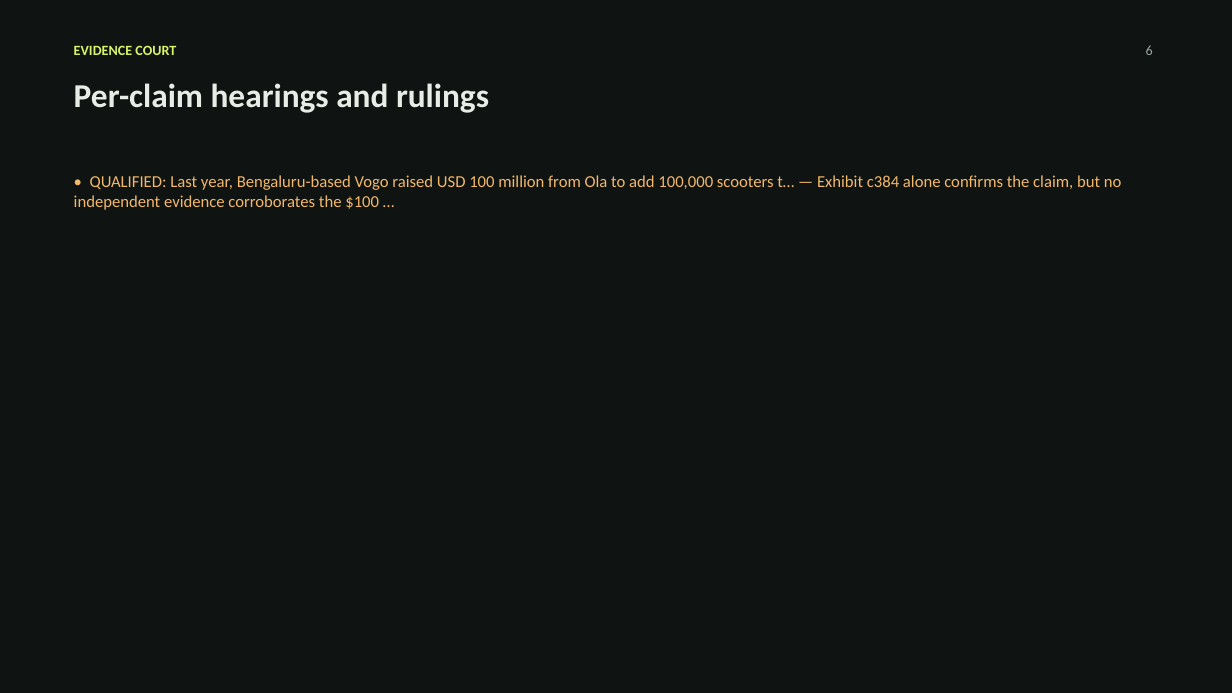
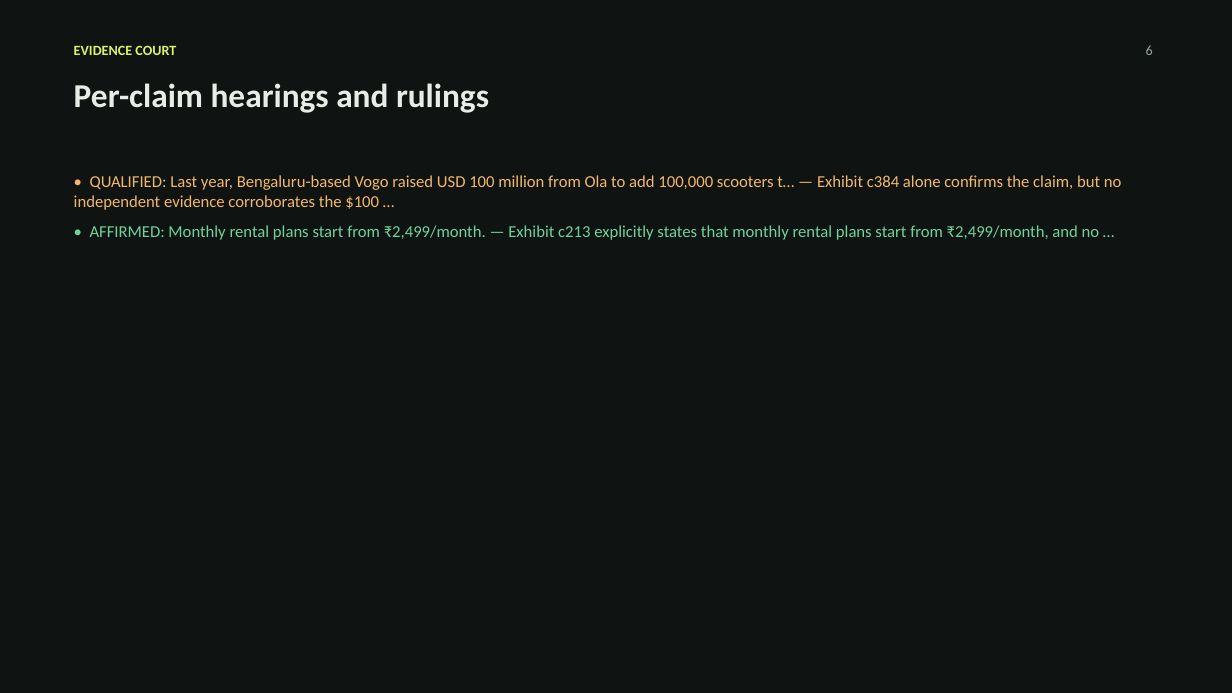
Before and after one commit to SamratSKEvents/gateway-researchops, a slide deck: slide 6 of demo/6a6f0be752/deck.pptx. Drawn at 1232x693 pixels with LibreOffice and Linux fonts; fonts in the diff are those of the drawing. Boxes give left, top, right and bottom in pixels: in the first picture for what was removed or moved away, otherwise in the second. Text is boxed around its words. In the diff, an @@ line names an element or a change of style, - is before the commit and + after.

```diff
--- a/demo/6a6f0be752/deck.pptx
+++ b/demo/6a6f0be752/deck.pptx
@@ text at [90, 225, 1100, 240]: paragraph added @@
+• AFFIRMED: Monthly rental plans start from ₹2,499/month. — Exhibit c213 explicitly states that monthly rental plans start from ₹2,499/month, and no …
```
Also in this commit, not shown: 1 other slide changed, 19 other files.
